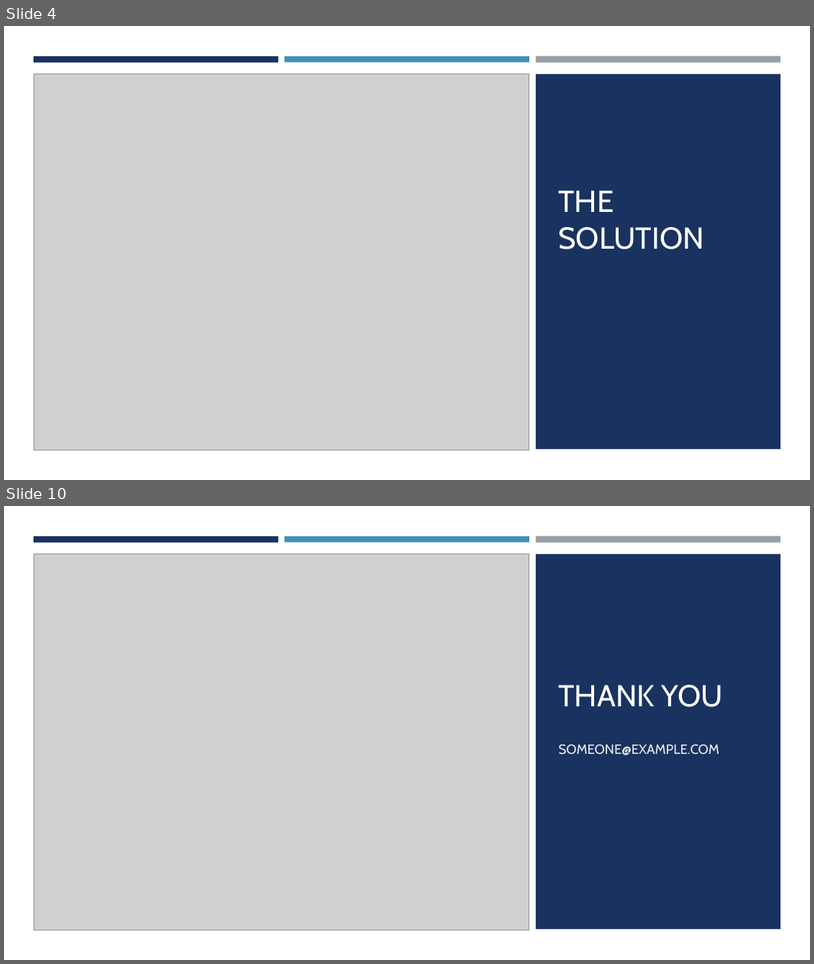
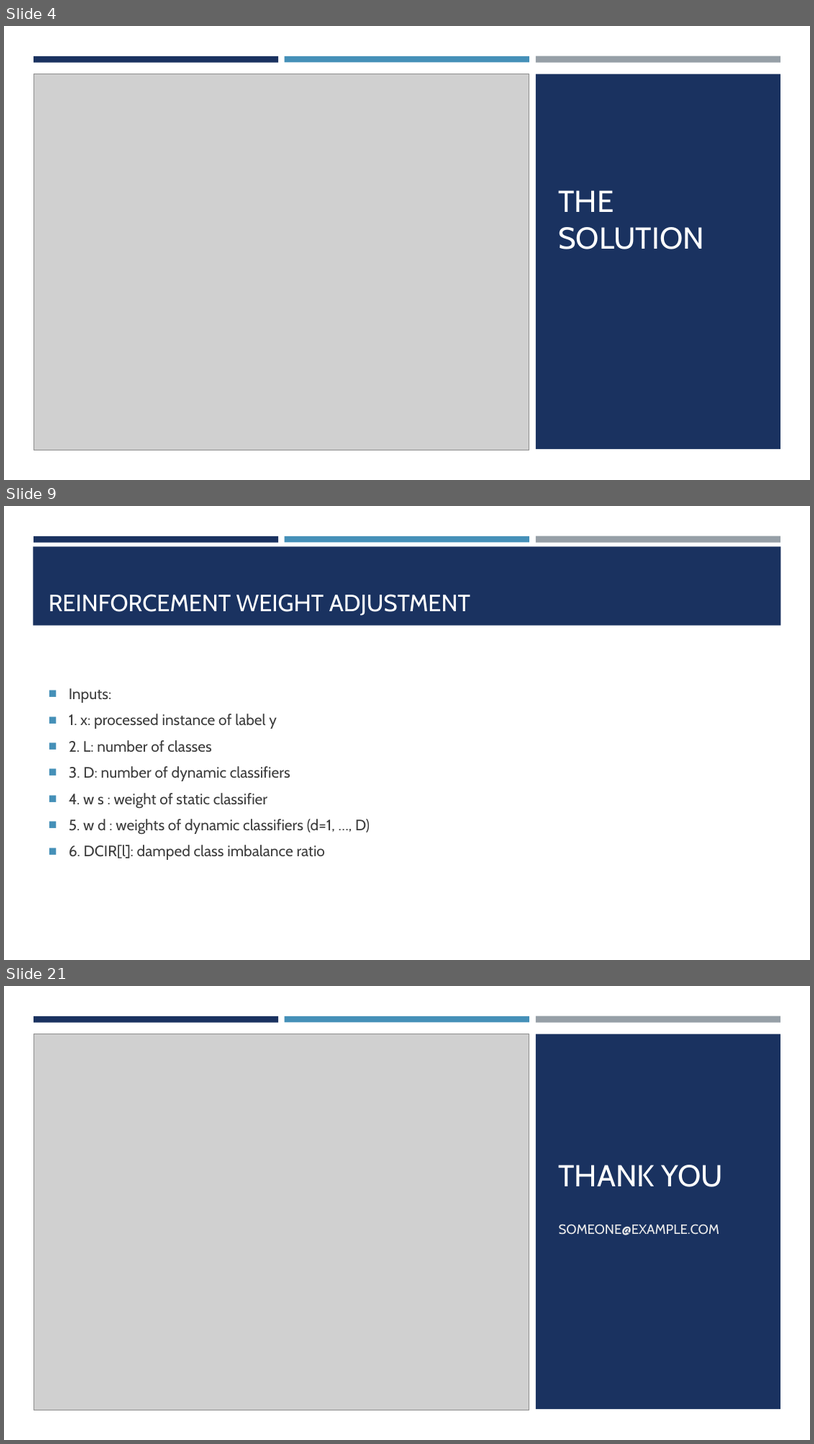
Before and after one commit to elte-dsd/assignments-jawdat23, a slide deck: data stream mining projct/Presentation.pptx. Shown one above the other, each under a label of ours: slides 4 and 10 before the commit, slides 4, 9 and 21 after it; the slides between them are not shown. The pictures are 814x964 and 814x1444 pixels, drawn with LibreOffice and Linux fonts; fonts in the diff are those of the drawing; grey boxes stand for pictures. Boxes give left, top, right and bottom in pixels: in the first picture for what was removed or moved away, otherwise in the second. Text is boxed around its words. In the diff, an @@ line names an element or a change of style, - is before the commit and + after.

```diff
--- a/data stream mining projct/Presentation.pptx
+++ b/data stream mining projct/Presentation.pptx
@@ slide 9 added at bbox=[4, 506, 810, 960], background #FFFFFF @@
@@ rectangle added at bbox=[33, 546, 782, 626], fill #1A3260 @@
@@ rectangle added at bbox=[34, 536, 278, 542], fill #1A3260 @@
@@ rectangle added at bbox=[285, 536, 530, 542], fill #4590B8 @@
@@ rectangle added at bbox=[536, 536, 781, 543], fill #969FA7 @@
@@ title added at bbox=[49, 594, 471, 615], 28 pt, text #FFFFFF @@
+REINFORCEMENT WEIGHT ADJUSTMENT
@@ text added at bbox=[69, 688, 370, 860], 18 pt, text #3D3D3D @@
+■ Inputs:
+■ 1. x: processed instance of label y
+■ 2. L: number of classes
+■ 3. D: number of dynamic classifiers
+■ 4. w s : weight of static classifier
+■ 5. w d : weights of dynamic classifiers (d=1, …, D)
+■ 6. DCIR[l]: damped class imbalance ratio
@@ what was slide 10 is now slide 21 @@
```
Also in this commit, not shown: 2 slides changed, 13 other slides added, 3 slides removed, 1 other file.
